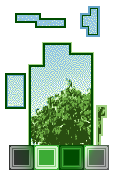
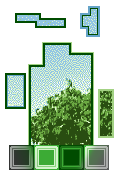
Layer changes from the first 120px x 170px image to the second:
painted on "Layer 4" over (x1=96, y1=89, x2=114, y2=145)
painted on "Background", unmasked it over (x1=96, y1=89, x2=114, y2=145)
added layer "Camada 1" above "Color Fill 1" over (x1=96, y1=89, x2=112, y2=145)
